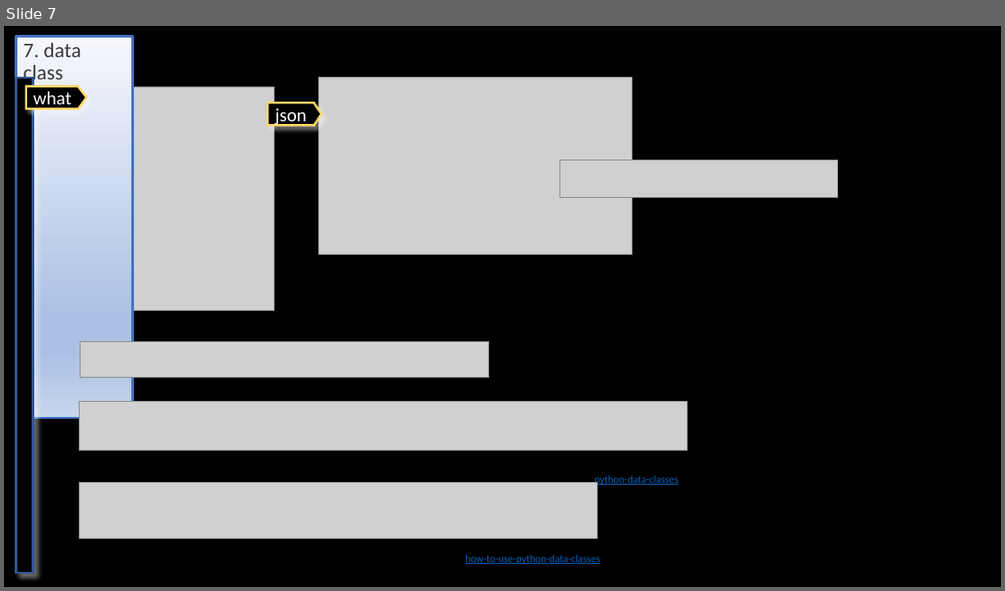
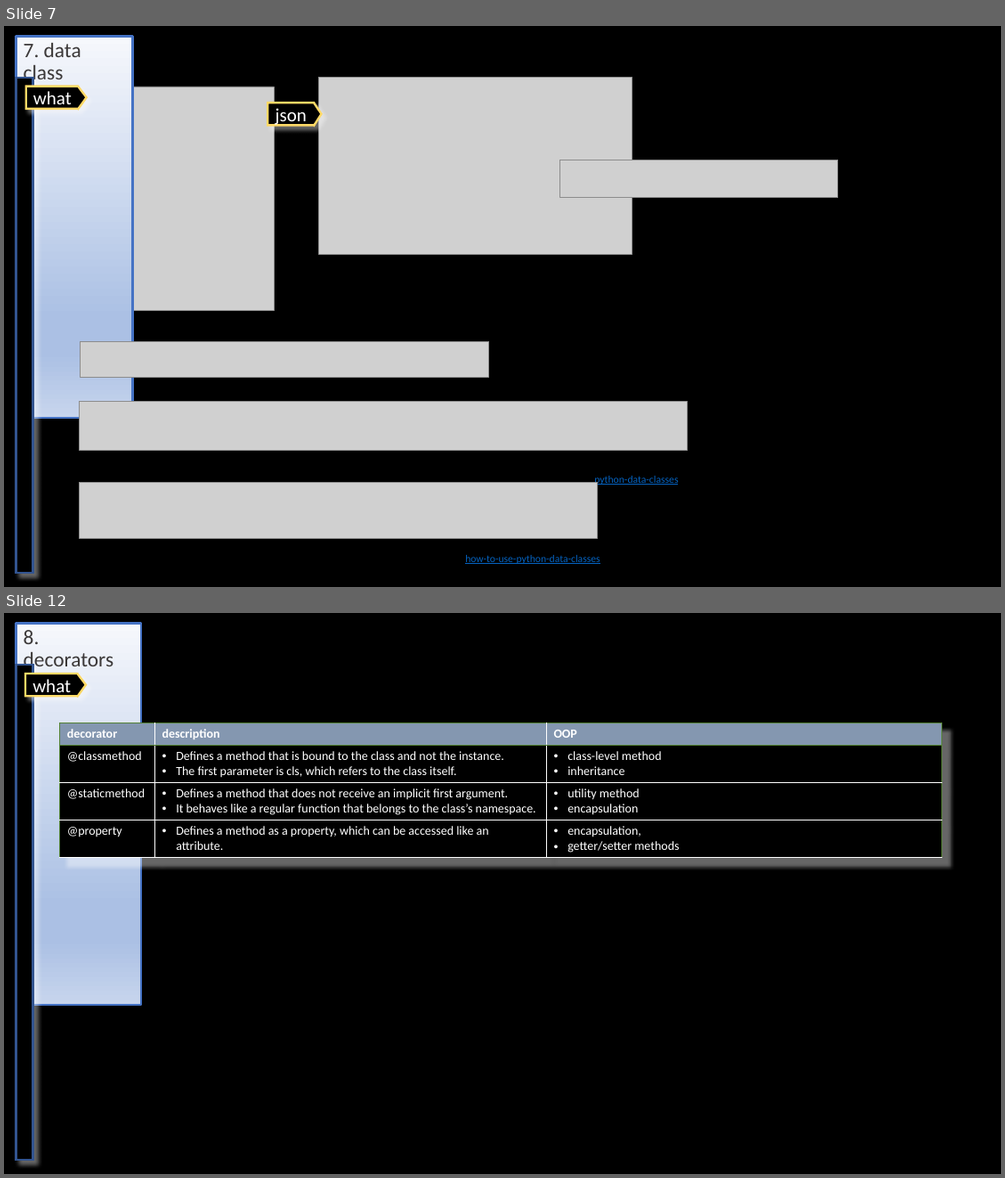
Before and after one commit to 1010836/portfolio, a slide deck: python/language/oop/oop.pptx. Shown one above the other, each under a label of ours: slide 7 before the commit, slides 7 and 12 after it; the slides between them are not shown. The pictures are 1005x591 and 1005x1178 pixels, drawn with LibreOffice and Linux fonts; fonts in the diff are those of the drawing; grey boxes stand for pictures; background and template pictures are left out. Boxes give left, top, right and bottom in pixels: in the first picture for what was removed or moved away, otherwise in the second. Text is boxed around its words. In the diff, an @@ line names an element or a change of style, - is before the commit and + after.

```diff
--- a/python/language/oop/oop.pptx
+++ b/python/language/oop/oop.pptx
@@ slide 12 added at (x1=4, y1=613, x2=1001, y2=1174), background #000000 @@
@@ title added at (x1=16, y1=624, x2=142, y2=653), fill gradient #F6F8FC to #ABC0E4 to #C7D5ED, outline #4472C4 2 pt, 20 pt, text #3B3838 @@
+8. decorators
@@ rectangle added at (x1=16, y1=665, x2=33, y2=1159), fill #000000, outline #325491 2 pt @@
@@ freeform shape added at (x1=25, y1=674, x2=86, y2=696), fill #000000, outline #FFD966 2 pt, 18 pt, text #FFFFFF @@
+what
@@ table added at (x1=59, y1=723, x2=942, y2=858), 4 rows, 3 columns @@
+decorator | description | OOP
+@classmethod | Defines a method that is bound to the class and not the instance. / The first parameter is cls, which refers to the class itself. | class-level method / inheritance
+@staticmethod | Defines a method that does not receive an implicit first argument. / It behaves like a regular function that belongs to the class’s namespace. | utility method / encapsulation
+@property | Defines a method as a property, which can be accessed like an attribute. | encapsulation, / getter/setter methods
```
Also in this commit, not shown: 5 other slides added, 30 other files.
